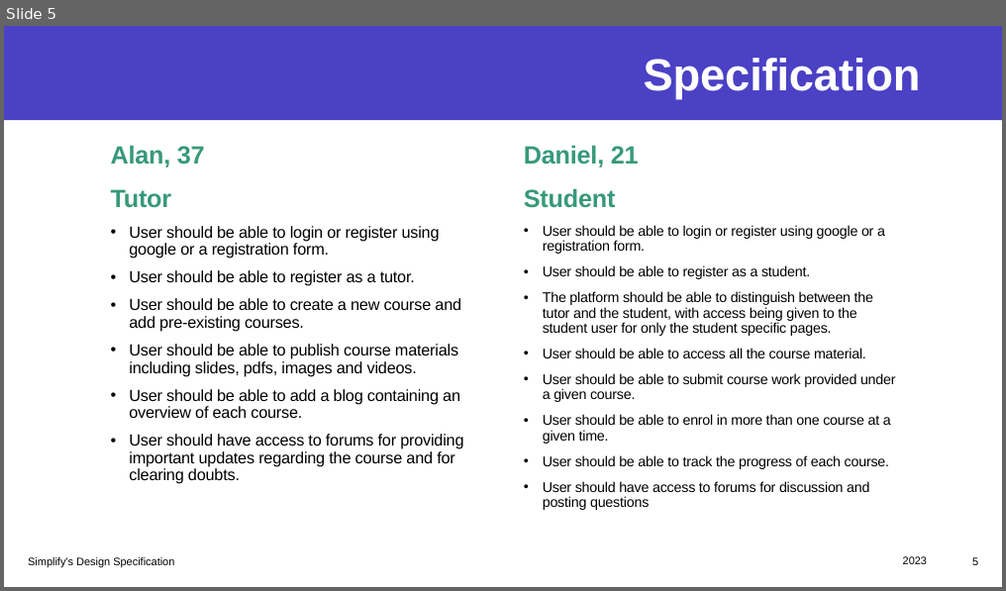
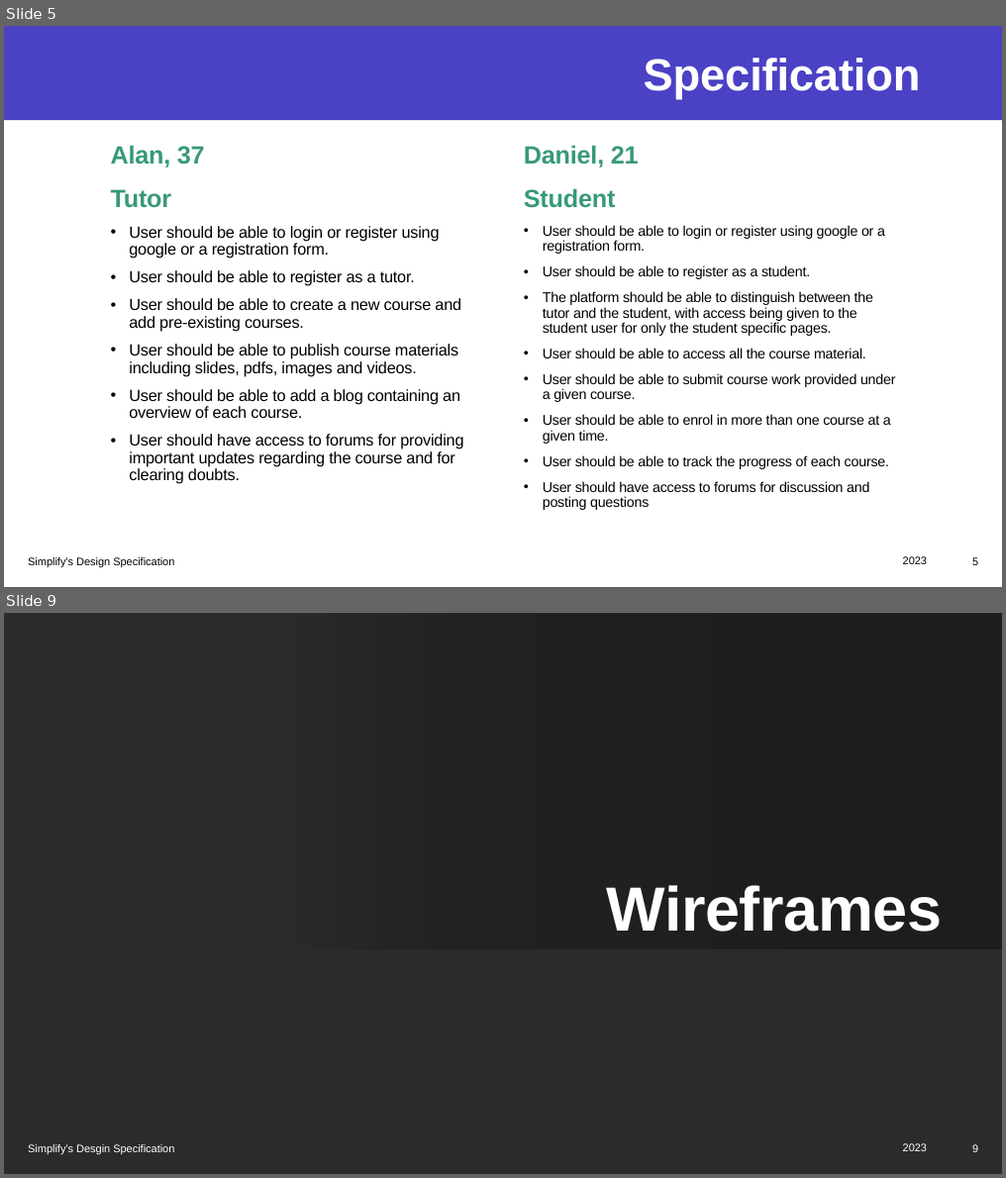
Before and after one commit to praharsh05/ITech-Group, a slide deck: ITech_GP.pptx. Shown one above the other, each under a label of ours: slide 5 before the commit, slides 5 and 9 after it; the slides between them are not shown. The pictures are 1006x591 and 1006x1178 pixels, drawn with LibreOffice and Linux fonts; fonts in the diff are those of the drawing; background and template pictures are left out; a plain dark background stands for a picture behind light text. Boxes give left, top, right and bottom in pixels: in the first picture for what was removed or moved away, otherwise in the second. Text is boxed around its words. In the diff, an @@ line names an element or a change of style, - is before the commit and + after.

```diff
--- a/ITech_GP.pptx
+++ b/ITech_GP.pptx
@@ slide 9 added at (x1=4, y1=613, x2=1002, y2=1174), background picture (left out) @@
@@ title added at (x1=101, y1=613, x2=1002, y2=949), fill gradient #000000, 60 pt, text #FFFFFF, bold @@
+Wireframes
@@ text added at (x1=28, y1=1145, x2=174, y2=1155), 10.5 pt, text #FFFFFF @@
+Simplify’s Desgin Specification
@@ text added at (x1=903, y1=1144, x2=927, y2=1152), 10.5 pt, text #FFFFFF @@
+2023
@@ page number added at (x1=972, y1=1145, x2=978, y2=1153), 10.5 pt, text #FFFFFF @@
+9
```
Also in this commit, not shown: 3 slides changed, 7 other slides added, 9 slides removed.
